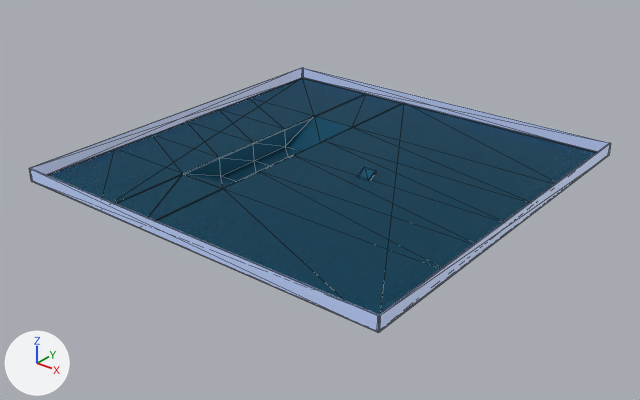
The glTF model models/arena1.glb: old version first, new version second.
Rendered twice from a 50 mm lens placed at (366.0, -468.0, 262.0), pointed at (0.0, -11.0, -22.0). The axes (+X, +Y, +Z) are drawn at lower left. The lights are the same throughout. Mesh edges are drawn as thin lines. Where no turn or scale is listed for an object, it has been applied to the vertices. Vertices at the same position are counted once.

Objects in the first picture: 'ground', 'wall1', 'wall2', 'wall3', 'wall4'.
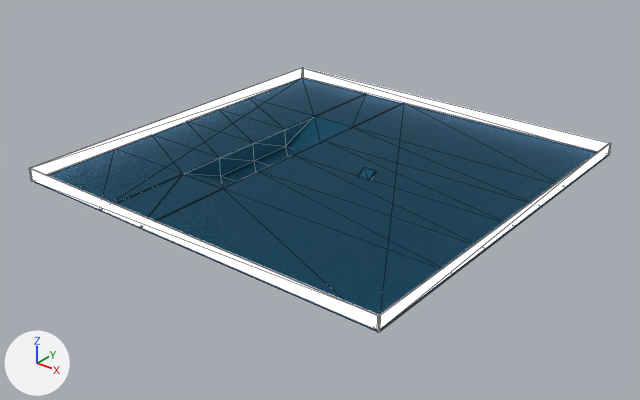
Pixel boxes [x1, y1, x2, y2] of what changed, in the pictures (640 x 400 px):
'wall1', surface changed, reshaped (blue to grey)
    before: [29, 168, 380, 333]
    after: [31, 168, 380, 332]
'wall2', surface changed, reshaped (blue to grey)
    before: [377, 143, 611, 332]
    after: [377, 143, 610, 333]
'wall4', surface changed (blue to white)
    both: [303, 68, 611, 156]
'wall3', surface changed (blue to white)
    both: [29, 68, 303, 182]
part 1 of me_wall1, deleted (blue)
    before: [29, 169, 379, 333]
part 2 of me_wall1_001, deleted (blue)
    before: [379, 143, 611, 331]

What the commit changed:
In material 'Wall' (mat_wall), emission_strength goes from 0.19 to 1.0.
me_wall1 has 8 vertices, 12 faces and spans x -150.0..150.0, y -1.0..1.0, z -5.0..5.0.
me_wall1 is used by ob_wall1; location (0.0, -149.5, 5.0).
Verts and faces of me_wall1; kept vertices keep their numbers, new ones are numbered from 8.
Before the commit, vertices of me_wall1: 0 (-150.0, 0.0, 5.0) at pixel (29, 168), 1 (-150.0, 0.0, -5.0) at pixel (31, 181), 2 (150.0, -1.0, -5.0) at pixel (378, 332), 3 (150.0, -1.0, 5.0) at pixel (379, 316), 5 (-150.0, 1.0, -5.0) at pixel (32, 180).
Before the commit, vertices of me_wall1: 7 (150.0, 0.0, -5.0) at pixel (379, 331).
Part 1, on me_wall1:
Faces deleted: (0, 1, 2), (0, 2, 3), (1, 5, 2), (2, 5, 7).
me_wall1_001 has 8 vertices, 12 faces and spans x 0.0, y -150.0..150.0, z -5.0..5.0.
me_wall1_001 is used by ob_wall2; location (149.5, 0.0, 5.0).
Verts and faces of me_wall1_001; kept vertices keep their numbers, new ones are numbered from 8.
Before the commit, vertices of me_wall1_001: 1 (0.0, 150.0, -5.0) at pixel (607, 155), 2 (0.0, -150.0, -5.0) at pixel (377, 332), 4 (0.0, 150.0, 5.0) at pixel (610, 143), 5 (0.0, 150.0, -5.0) at pixel (609, 155), 6 (0.0, -150.0, 5.0) at pixel (379, 316).
Before the commit, vertices of me_wall1_001: 7 (0.0, -150.0, -5.0) at pixel (378, 332).
Part 2, on me_wall1_001:
Faces deleted: (5, 6, 7), (4, 6, 5), (1, 5, 2), (2, 5, 7).
